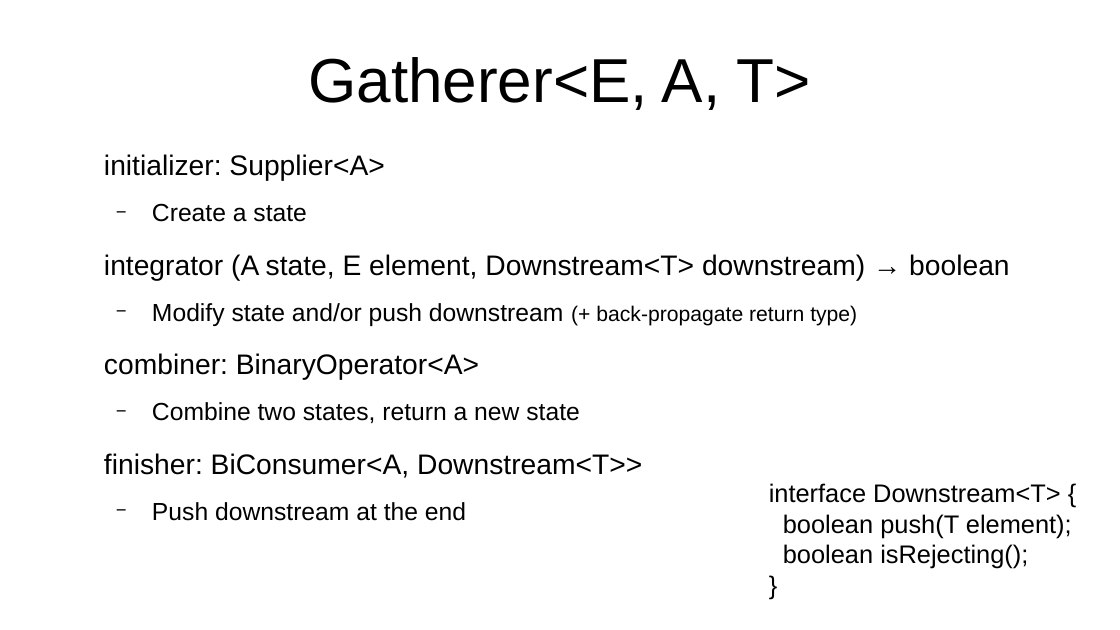
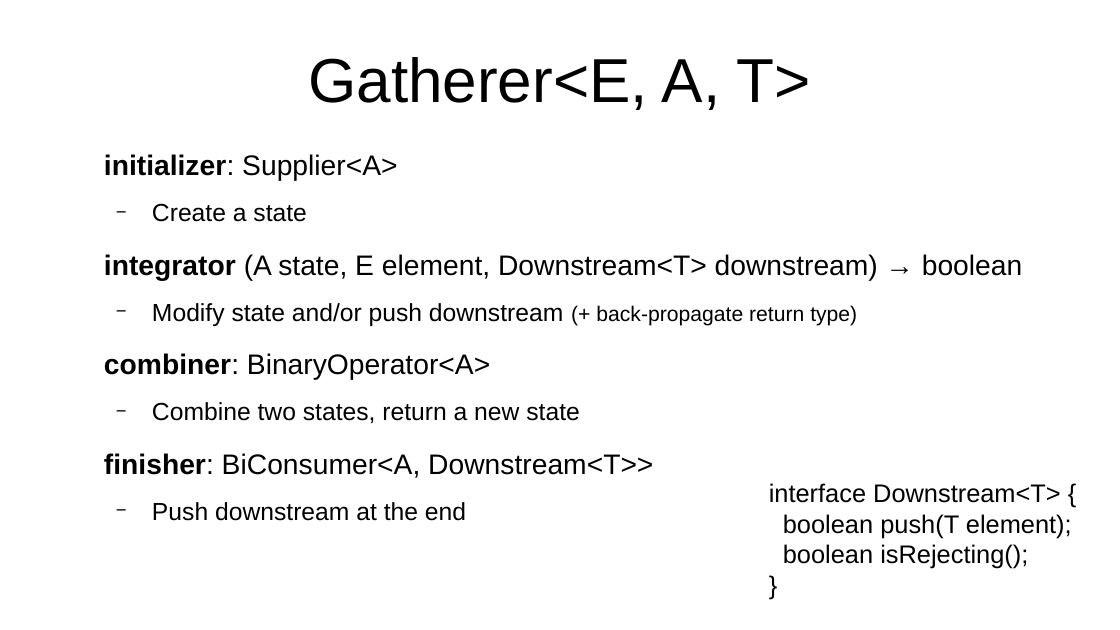
Before and after one commit to forax/we_are_all_to_gather, a slide deck: slide 15 of We are all to gather.odp. Drawn at 1120x630 pixels with LibreOffice and Linux fonts; fonts in the diff are those of the drawing. Boxes give left, top, right and bottom in pixels: in the first picture for what was removed or moved away, otherwise in the second. Text is boxed around its words. In the diff, an @@ line names an element or a change of style, - is before the commit and + after.

```diff
--- a/We are all to gather.odp
+++ b/We are all to gather.odp
@@ text at <box>104,154,1023,478</box>: bold on in "initializer:", "integrator", "combiner:", "finisher:" @@
```
Also in this commit, not shown: 3 other slides changed, 1 slide removed, 1 other file.
